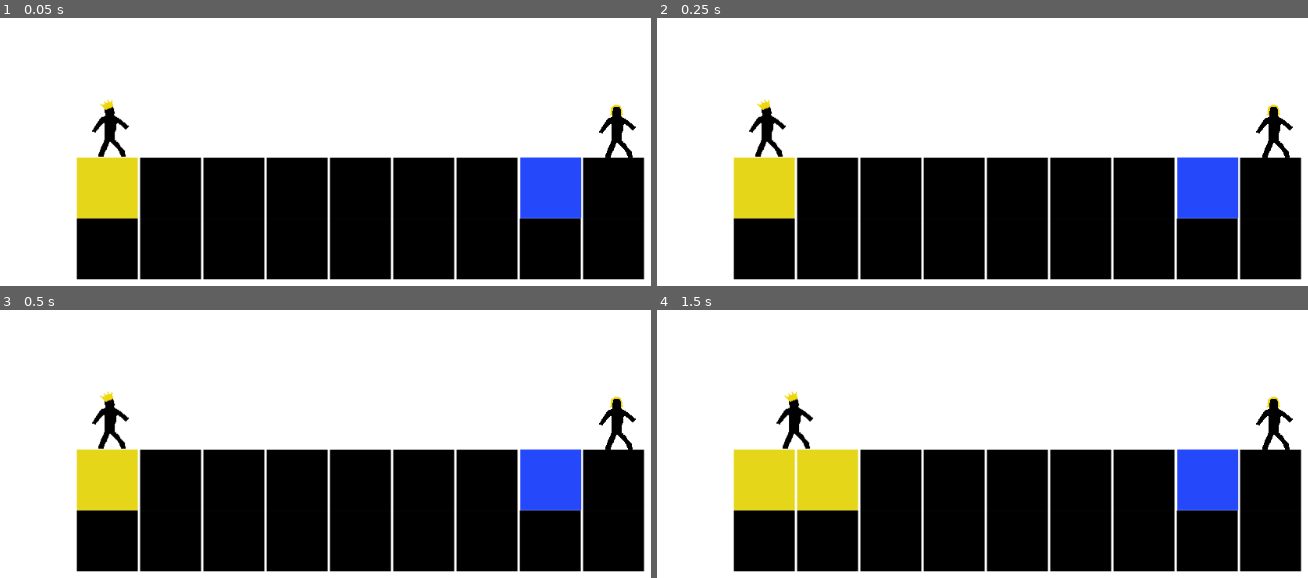
Above: before the commit, frames 1-4 (two rows, left to right).
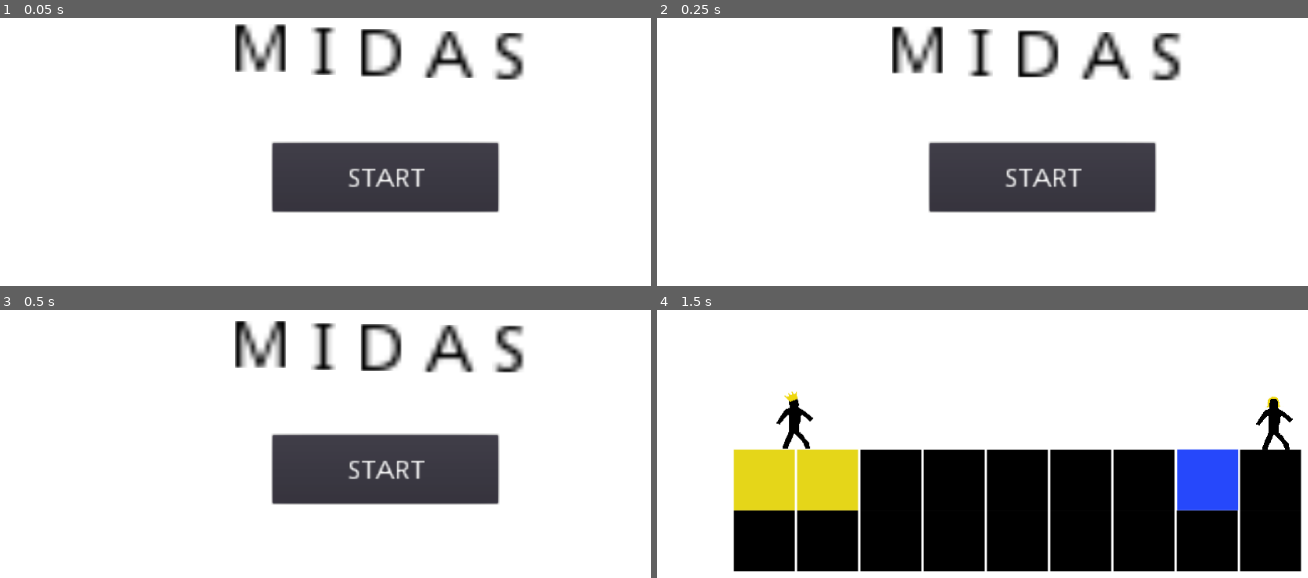
Above: after the commit, the same moments.

Repository: meburns/midas
Game: Godot game, scene res://src/Menu.tscn
Two runs of this game, one before a commit and one after it. Both use one fixed random seed, a clock stepped at 60 frames per second and the inputs below. Before the commit the project starts from res://src/levels/Level1.tscn.
Inputs (mouse positions are in pixels of both pictures, inside the frame that each line leads up to):
- Up to frame 1 (0.05 s): no input
- Up to frame 2 (0.25 s): no input
- Up to frame 3 (0.5 s): no input
- Up to frame 4 (1.5 s): click (1041, 468) at 0.5 s, where only the run after the commit has a clickable "START"; tap Enter at 1.25 s; hold Right (move_right) from 1.28 s (still down); tap R (refresh) at 1.35 s

The runs differ from the first frame. In frame 1, 46% of the frame differs, in the area x 11-100%, y 2-98%; in frame 2, 46%; in frame 3, 46%; in frame 4, nothing differs.

Commit message:
Add basic main menu

Diff:
--- a/project.godot
+++ b/project.godot
@@ -27,7 +27,7 @@
 [application]
 
 config/name="Midas"
-run/main_scene="res://src/levels/Level1.tscn"
+run/main_scene="res://src/Menu.tscn"
 
 [input]
 
--- /dev/null
+++ b/src/Menu.gd
@@ -0,0 +1,6 @@
+extends Node2D
+
+
+
+func _on_Button_pressed() -> void:
+	get_tree().change_scene("res://src/levels/Level1.tscn")
--- /dev/null
+++ b/src/Menu.tscn
@@ -0,0 +1,59 @@
+[gd_scene load_steps=3 format=2]
+
+[ext_resource path="res://assets/background.png" type="Texture" id=1]
+[ext_resource path="res://src/Menu.gd" type="Script" id=2]
+
+[node name="Menu" type="Node2D"]
+script = ExtResource( 2 )
+
+[node name="CanvasLayer" type="CanvasLayer" parent="."]
+layer = -100
+
+[node name="TextureRect" type="TextureRect" parent="CanvasLayer"]
+margin_right = 40.0
+margin_bottom = 40.0
+texture = ExtResource( 1 )
+__meta__ = {
+"_edit_use_anchors_": false
+}
+
+[node name="Camera2D" type="Camera2D" parent="."]
+position = Vector2( 511.999, 298.8 )
+current = true
+
+[node name="Button" type="Button" parent="."]
+margin_left = 367.526
+margin_top = 367.76
+margin_right = 656.526
+margin_bottom = 455.76
+__meta__ = {
+"_edit_use_anchors_": false
+}
+
+[node name="Label" type="Label" parent="Button"]
+margin_left = -231.816
+margin_top = -60.3054
+margin_right = 57.1838
+margin_bottom = 29.6946
+rect_scale = Vector2( 2.62106, 2.37802 )
+custom_colors/font_color = Color( 1, 1, 1, 1 )
+text = "START"
+align = 1
+valign = 1
+
+[node name="RichTextLabel" type="RichTextLabel" parent="."]
+margin_left = 314.0
+margin_top = 119.0
+margin_right = 374.0
+margin_bottom = 157.0
+rect_scale = Vector2( 6.44, 6.04 )
+custom_colors/default_color = Color( 0, 0, 0, 1 )
+bbcode_enabled = true
+bbcode_text = "
+[fill][wave freq=1]M I D A S[/wave][/fill]"
+text = "
+M I D A S"
+__meta__ = {
+"_edit_use_anchors_": false
+}
+[connection signal="pressed" from="Button" to="." method="_on_Button_pressed"]
